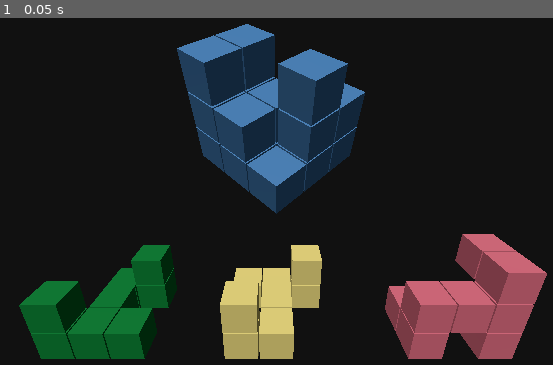
Above: before the commit, frame 1.
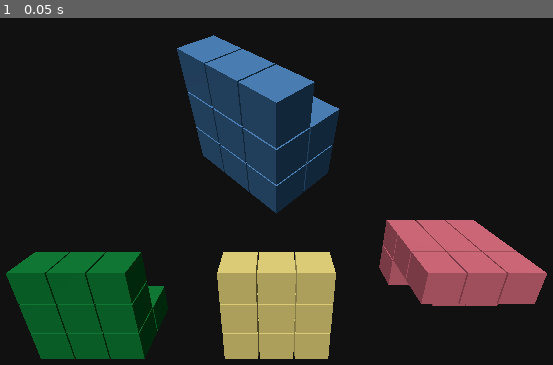
Above: after the commit, the same moment.

Repository: artifactz/coexist-game
Game: Godot game, scene res://main.tscn
Same seed, same stepped clock (60 frames per second), same inputs: the game is played once before the commit and once after it.
Inputs:
- Up to frame 1 (0.05 s): no input

The runs differ from the first frame. In frame 1, 24% of the frame differs, in the area x 1-97%, y 1-99%.

Commit message:
:wrench: added mutation and connected component logic

Diff:
--- a/cube_generator.gd
+++ b/cube_generator.gd
@@ -1,57 +1,107 @@
 class_name CubeGenerator
 
-static func full_layout() -> Array:
+## Returns a 3x3x3 array of bools, all set to true, except of a random connected component
+## of slots set to false.
+static func generate_random_layout(n_false = 13) -> Array:
+	var layout = _full_layout()
+	var x = randi() % 3
+	var y = randi() % 3
+	var z = randi() % 3
+	layout[x][y][z] = false
+
+	for _i in n_false:
+		_expand(layout, false)
+
+	return layout
+
+## Returns an inverted copy of the layout.
+static func invert_layout(layout: Array) -> Array:
+	var copy = layout.duplicate(true)
+	for x in 3:
+		for y in 3:
+			for z in 3:
+				copy[x][y][z] = not copy[x][y][z]
+	return copy
+
+## Expands true and false slots, respectively, in-place, such that both slot
+## sets remain connected components.
+static func mutate_layout(layout: Array, n_true: int, n_false: int) -> Array:
+	var flipped_indices = []
+	for i in n_true:
+		flipped_indices.push_back(_expand(layout, true, flipped_indices))
+	for i in n_false:
+		flipped_indices.push_back(_expand(layout, false, flipped_indices))
+	return layout
+
+## Returns a 3x3x3 array of truth :)
+static func _full_layout() -> Array:
 	return [
 		[[true, true, true], [true, true, true], [true, true, true]],
 		[[true, true, true], [true, true, true], [true, true, true]],
 		[[true, true, true], [true, true, true], [true, true, true]]
 	]
 
-static func generate_random_layout(deactivated_subcubes = 13) -> Array:
-	# Returns a 3x3x3 array of bools, all set to true, except of a random "connected component"
-	# of neighbors set to false.
+## Flips a random slot with another value to value such that both slot sets remain connected components.
+## Returns indices of flipped value.
+static func _expand(layout: Array, value: bool, blocked_indices = []) -> Array:
+	var indices = _indices_of(layout, value)
+	while true:
+		var xyz = indices[randi() % indices.size()]
+		var neighbors = _get_neighbors(xyz[0], xyz[1], xyz[2])
+		var nxyz = neighbors[randi() % neighbors.size()]
+		if layout[nxyz[0]][nxyz[1]][nxyz[2]] == value or nxyz in blocked_indices:
+			continue
+		layout[nxyz[0]][nxyz[1]][nxyz[2]] = value
+		var other_value_indices = _indices_of(layout, not value)
+		var x = other_value_indices[0][0]
+		var y = other_value_indices[0][1]
+		var z = other_value_indices[0][2]
+		var component = _get_connected_component(layout, x, y, z)
+		if component.size() < other_value_indices.size():
+			layout[nxyz[0]][nxyz[1]][nxyz[2]] = not value
+			continue
+		return nxyz
+	return []
 
-	var layout = full_layout()
-	var x = randi() % 3
-	var y = randi() % 3
-	var z = randi() % 3
-	layout[x][y][z] = false
-	var removed = [[x, y, z]]
-
-	while removed.size() < deactivated_subcubes:
-		var i = randi() % removed.size()
-		x = removed[i][0]
-		y = removed[i][1]
-		z = removed[i][2]
-
-		var neighbors = []
-
-		if x > 0:
-			neighbors.push_back([x - 1, y, z])
-		if x < 2:
-			neighbors.push_back([x + 1, y, z])
-		if y > 0:
-			neighbors.push_back([x, y - 1, z])
-		if y < 2:
-			neighbors.push_back([x, y + 1, z])
-		if z > 0:
-			neighbors.push_back([x, y, z - 1])
-		if z < 2:
-			neighbors.push_back([x, y, z + 1])
-
-		i = randi() % neighbors.size()
-		x = neighbors[i][0]
-		y = neighbors[i][1]
-		z = neighbors[i][2]
-		layout[x][y][z] = false
-		removed.push_back([x, y, z])
-
-	return layout
-
-static func invert_layout(layout) -> Array:
-	var copy = layout.duplicate(true)
+## Returns the indices of all slots with the specified value.
+static func _indices_of(layout: Array, value: bool) -> Array:
+	var result = []
 	for x in 3:
 		for y in 3:
 			for z in 3:
-				copy[x][y][z] = not copy[x][y][z]
-	return copy
+				if layout[x][y][z] == value:
+					result.push_back([x, y, z])
+	return result
+
+## Return the indices of all slots in the connected component containing x, y, z.
+static func _get_connected_component(layout: Array, x: int, y: int, z: int) -> Array:
+	var value = layout[x][y][z]
+	var visited = [[x, y, z]]
+	var queue = [[x, y, z]]
+	while queue.size() > 0:
+		var xyz = queue.pop_front()
+		for nxyz in _get_neighbors(xyz[0], xyz[1], xyz[2]):
+			if (
+				layout[nxyz[0]][nxyz[1]][nxyz[2]] == value and
+				nxyz not in visited
+			):
+				visited.push_back(nxyz)
+				queue.push_back(nxyz)
+	return visited
+
+## Returns straight neighbors in bounds.
+static func _get_neighbors(x: int, y: int, z: int) -> Array:
+	var result = []
+	if x > 0:
+		result.push_back([x - 1, y, z])
+	if x < 2:
+		result.push_back([x + 1, y, z])
+	if y > 0:
+		result.push_back([x, y - 1, z])
+	if y < 2:
+		result.push_back([x, y + 1, z])
+	if z > 0:
+		result.push_back([x, y, z - 1])
+	if z < 2:
+		result.push_back([x, y, z + 1])
+	return result
--- a/main.gd
+++ b/main.gd
@@ -24,6 +24,16 @@
 	var colors = ["#117733", "#DDCC77", "#CC6677"]
 	for i in 3:
 		var solution_layout = CubeGenerator.invert_layout(layout)
+		if i > 0:
+			var n_true = randi() % 3
+			var n_false
+			if n_true == 0:
+				n_false = 1 + randi() % 2
+			elif n_true == 2:
+				n_false = randi() % 2
+			else:
+				n_false = randi() % 3
+			CubeGenerator.mutate_layout(solution_layout, n_true, n_false)
 		var cube = CubeScene.instantiate()
 		cube.layout = solution_layout
 		cube.color = colors[i]
